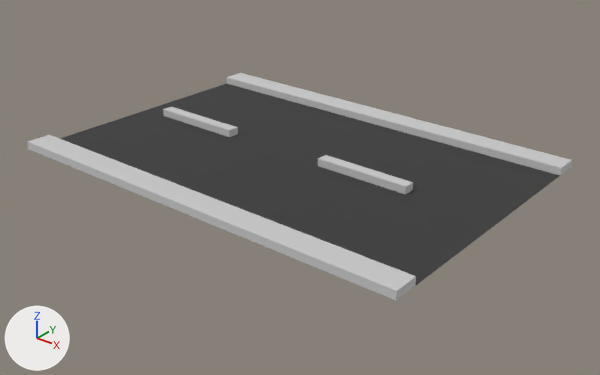
Renders of the FBX model jam-unity-project/Assets/Resource/Meshes/Building/RoadSerction.fbx from each side of a commit.
Both versions are drawn from a 50 mm camera at (5.9, -7.31, 4.09) aimed at (0.15, -0.11, -0.37). Every picture has the same lights, and +X, +Y and +Z are marked at lower left.

In view in the first picture: 'RoadSerction'.
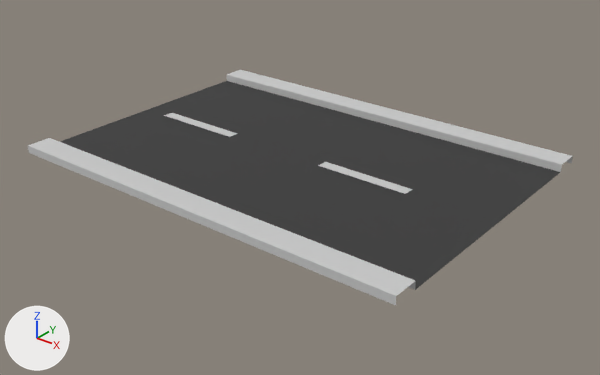
Boxes (x1, y1, x2, y2) around the edits, measured in the pictures (600 x 375 px):
'RoadSerction', reshaped, turned
    before: (27, 73, 572, 300)
    after: (28, 70, 573, 305)
part 1 of me_mesh, cut back
    before: (163, 107, 572, 300)
    after: (164, 113, 413, 194)

What changed in the scene script:
```text
Change me_mesh:
    used by ob_roadserction; location = (0.0, 0.0, 0.0); rotation_euler = (1.544, 0.0, 0.0), in degrees (88, 0, 0)
    remove me_mesh.from_pydata(...)  # 32 vertices, 19 faces; spans x -2.71..2.71, y -0.05..0.05, z -1.96..1.96
    add me_mesh.from_pydata(...)  # 24 vertices, 9 faces; spans x -2.71..2.71, y -0.05..0.05, z -1.96..1.96
    me_mesh part 1
    10 vertices are removed from x -2.34..1.59, y -0.05..0.05, z -0.13..0.03
    12 faces are deleted
    6 vertices move from x -2.34..1.59, y -0.05..0.05, z -0.13..0.03 to x -2.34..1.59, y -0.05..-0.04, z -0.13..0.03
    2 vertices are added at (-2.34, -0.04, 0.03), (-1.1, -0.04, 0.03)
    2 new faces join them, mat_03___default (light grey #cacaca)
Change ob_roadserction:
    ob_roadserction.rotation_euler: (1.544, 0.0, 0.0) -> (1.571, 0.0, 0.0)  # degrees (88, 0, 0) -> degrees (90, 0, 0)
```
